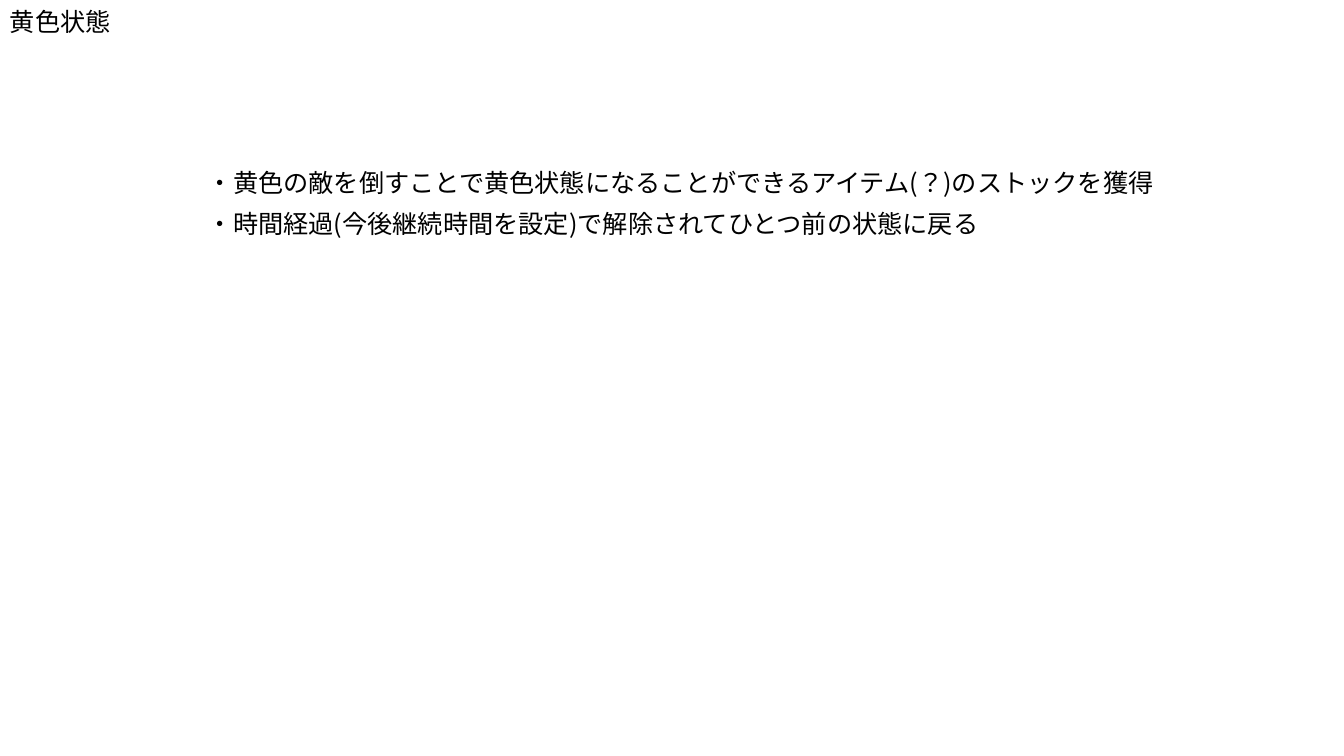
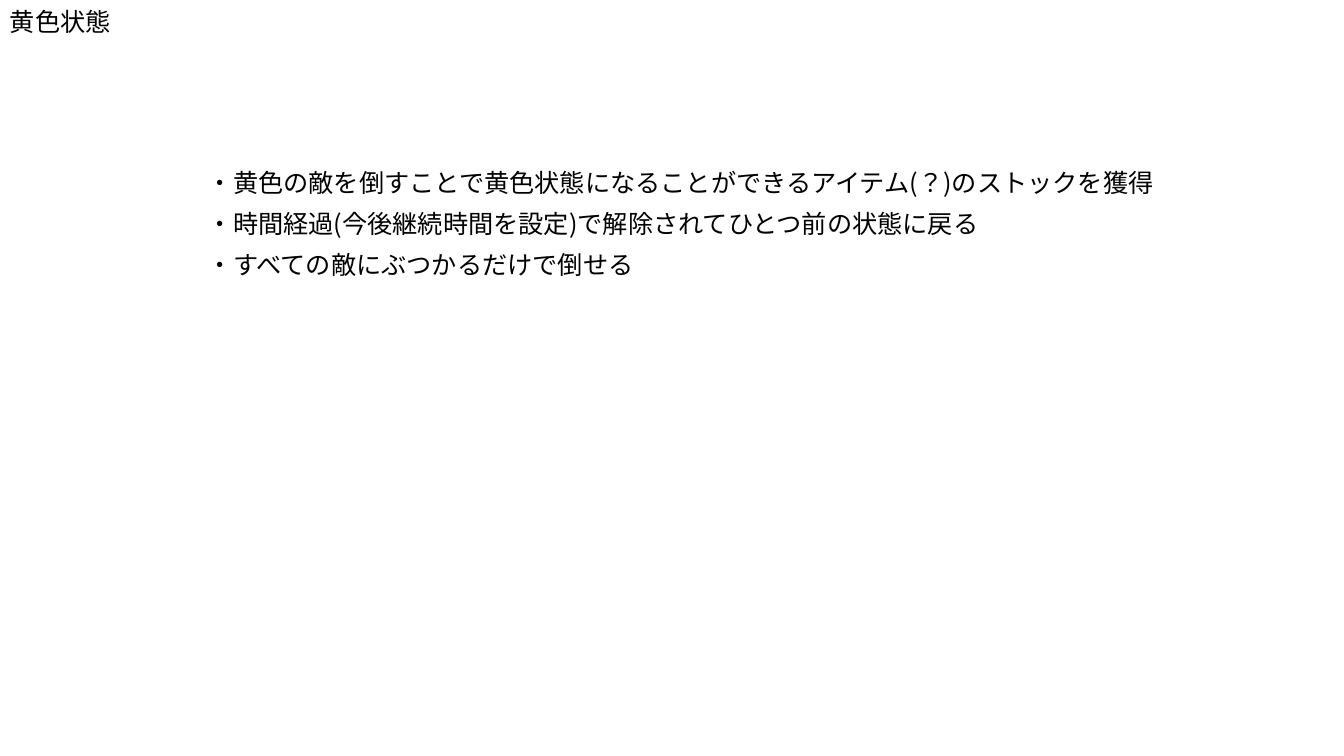
Before and after one commit to Akiyoshi-2/GameProbuctionPractice1, a slide deck: slide 4 of 仕様書/プレイヤー.pptx. Drawn at 1344x756 pixels with LibreOffice and Linux fonts; fonts in the diff are those of the drawing. Boxes give left, top, right and bottom in pixels: in the first picture for what was removed or moved away, otherwise in the second. Text is boxed around its words. In the diff, an @@ line names an element or a change of style, - is before the commit and + after.

Commit message:
Player

```diff
--- a/仕様書/プレイヤー.pptx
+++ b/仕様書/プレイヤー.pptx
@@ text added at (208, 253, 634, 276), 18 pt, text #000000 @@
+・すべての敵にぶつかるだけで倒せる
```
